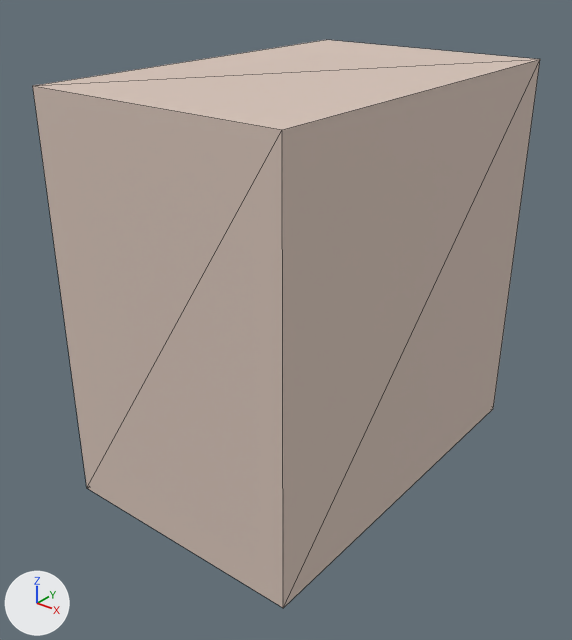
Before and after pictures for a commit that changed the glTF model public/buildings/lot_2x3.glb.
The view is the same before and after, from a camera (50 mm lens) standing at (32.0, -21.7, 28.6) and looking at (7.2, 9.3, 9.4). Lighting does not change. The marker at lower left points along +X, +Y and +Z. The first picture is the older version. Mesh edges are drawn as thin lines. Vertices at exactly the same position are counted once.

The first picture shows 'lot_2x3'.
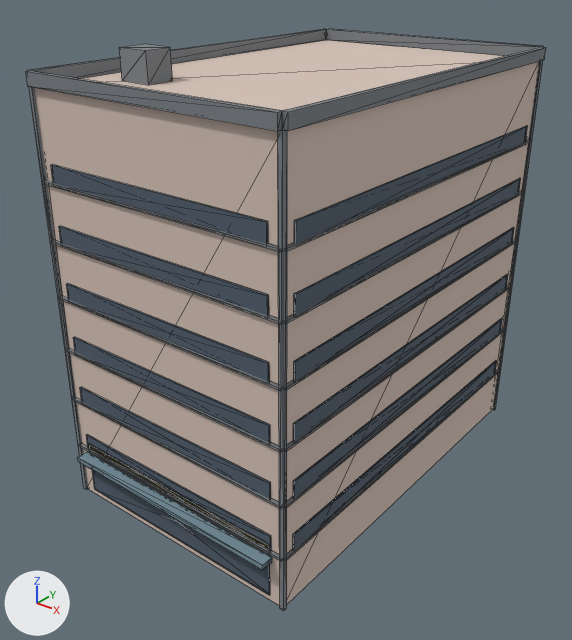
Patch to the scene script:
```diff
--- a/public/buildings/lot_2x3.glb.py
+++ b/public/buildings/lot_2x3.glb.py
@@ me_lot_2x3 @@
-me_lot_2x3.from_pydata(...)  # 8 vertices, 12 faces; spans x 0.0..14.5, y 0.0..22.5, z 0.0..22.5
+me_lot_2x3.from_pydata(...)  # 476 vertices, 732 faces; spans x -0.2..14.8, y -0.8..22.8, z 0.0..24.0
+# me_lot_2x3 part 1: a new loose piece, a box spanning x 2.2..4.0, y 3.4..4.9, z 22.5..24.0, in mat_lot_2x3_trim (grey #7c8186)
+# me_lot_2x3 part 2: a new loose piece, a box spanning x 0.0..14.5, y -0.16..0.02, z 3.0..3.12, in mat_lot_2x3_trim (grey #7c8186)
+# me_lot_2x3 part 3: a new loose piece, a box spanning x 14.48..14.66, y 0.0..22.5, z 3.0..3.12, in mat_lot_2x3_trim (grey #7c8186)
+# me_lot_2x3 part 4: a new loose piece, a box spanning x 0.0..14.5, y -0.16..0.02, z 6.0..6.12, in mat_lot_2x3_trim (grey #7c8186)
+# me_lot_2x3 part 5: a new loose piece, a box spanning x 14.48..14.66, y 0.0..22.5, z 6.0..6.12, in mat_lot_2x3_trim (grey #7c8186)
+# me_lot_2x3 part 6: a new loose piece, a box spanning x 0.0..14.5, y -0.16..0.02, z 9.0..9.12, in mat_lot_2x3_trim (grey #7c8186)
+# me_lot_2x3 part 7: a new loose piece, a box spanning x 14.48..14.66, y 0.0..22.5, z 9.0..9.12, in mat_lot_2x3_trim (grey #7c8186)
+# me_lot_2x3 part 8: a new loose piece, a box spanning x 0.0..14.5, y -0.16..0.02, z 12.0..12.12, in mat_lot_2x3_trim (grey #7c8186)
+# me_lot_2x3 part 9: a new loose piece, a box spanning x 14.48..14.66, y 0.0..22.5, z 12.0..12.12, in mat_lot_2x3_trim (grey #7c8186)
+# me_lot_2x3 part 10: a new loose piece, a box spanning x 0.0..14.5, y -0.16..0.02, z 15.0..15.12, in mat_lot_2x3_trim (grey #7c8186)
+# me_lot_2x3 part 11: a new loose piece, a box spanning x 14.48..14.66, y 0.0..22.5, z 15.0..15.12, in mat_lot_2x3_trim (grey #7c8186)
+# me_lot_2x3 part 12: a new loose piece, a box spanning x 0.0..14.5, y -0.16..0.02, z 18.0..18.12, in mat_lot_2x3_trim (grey #7c8186)
+# me_lot_2x3 part 13: a new loose piece, a box spanning x 14.48..14.66, y 0.0..22.5, z 18.0..18.12, in mat_lot_2x3_trim (grey #7c8186)
+# me_lot_2x3 part 14: a new loose piece, a box spanning x -0.12..0.12, y -0.12..0.12, z 0.0..22.5, in mat_lot_2x3_trim (grey #7c8186)
+# me_lot_2x3 part 15: a new loose piece, a box spanning x 14.38..14.62, y -0.12..0.12, z 0.0..22.5, in mat_lot_2x3_trim (grey #7c8186)
+# me_lot_2x3 part 16: a new loose piece, a box spanning x 14.38..14.62, y 22.38..22.62, z 0.0..22.5, in mat_lot_2x3_trim (grey #7c8186)
+# me_lot_2x3 part 17: a new loose piece, a box spanning x 0.8..13.7, y -0.06..0.0, z 0.35..2.7, in mat_lot_2x3_glass (greyish blue #505d6c)
+# me_lot_2x3 part 18: 228 vertices added at x -0.2..14.8, y -0.8..22.8, z 2.5..23.1
+# other edits to the shape of me_lot_2x3 do not show in these pictures
 me_lot_2x3.materials.append(mat_lot_2x3)
+me_lot_2x3.materials.append(mat_lot_2x3_trim)  # grey #7c8186
+me_lot_2x3.materials.append(mat_lot_2x3_glass)  # greyish blue #505d6c
+me_lot_2x3.materials.append(mat_lot_2x3_sign)  # yellow #f6d481
+me_lot_2x3.materials.append(mat_lot_2x3_awning)  # greyish blue #76909e
```

Pixel boxes (x1, y1, x2, y2) of what changed, in the pictures (572 x 640 px):
'lot_2x3', reshaped
    before: (33, 40, 540, 608)
    after: (26, 29, 546, 611)
part 1 of me_lot_2x3, added
    after: (119, 44, 172, 85)
part 2 of me_lot_2x3, added
    after: (79, 444, 282, 561)
part 3 of me_lot_2x3, added
    after: (285, 369, 501, 561)
part 4 of me_lot_2x3, added
    after: (72, 398, 281, 508)
part 5 of me_lot_2x3, added
    after: (285, 328, 507, 508)
part 6 of me_lot_2x3, added
    after: (66, 348, 281, 452)
part 7 of me_lot_2x3, added
    after: (285, 284, 513, 451)
part 8 of me_lot_2x3, added
    after: (59, 296, 281, 391)
part 9 of me_lot_2x3, added
    after: (285, 239, 519, 390)
part 10 of me_lot_2x3, added
    after: (51, 241, 281, 324)
part 11 of me_lot_2x3, added
    after: (285, 190, 525, 324)
part 12 of me_lot_2x3, added
    after: (43, 181, 281, 252)
part 13 of me_lot_2x3, added
    after: (285, 139, 532, 252)
part 14 of me_lot_2x3, added
    after: (29, 87, 88, 490)
part 15 of me_lot_2x3, added
    after: (278, 130, 287, 611)
part 16 of me_lot_2x3, added
    after: (493, 60, 543, 410)
part 17 of me_lot_2x3, added
    after: (92, 470, 270, 595)
part 18 of me_lot_2x3, added
    after: (26, 29, 546, 570)
